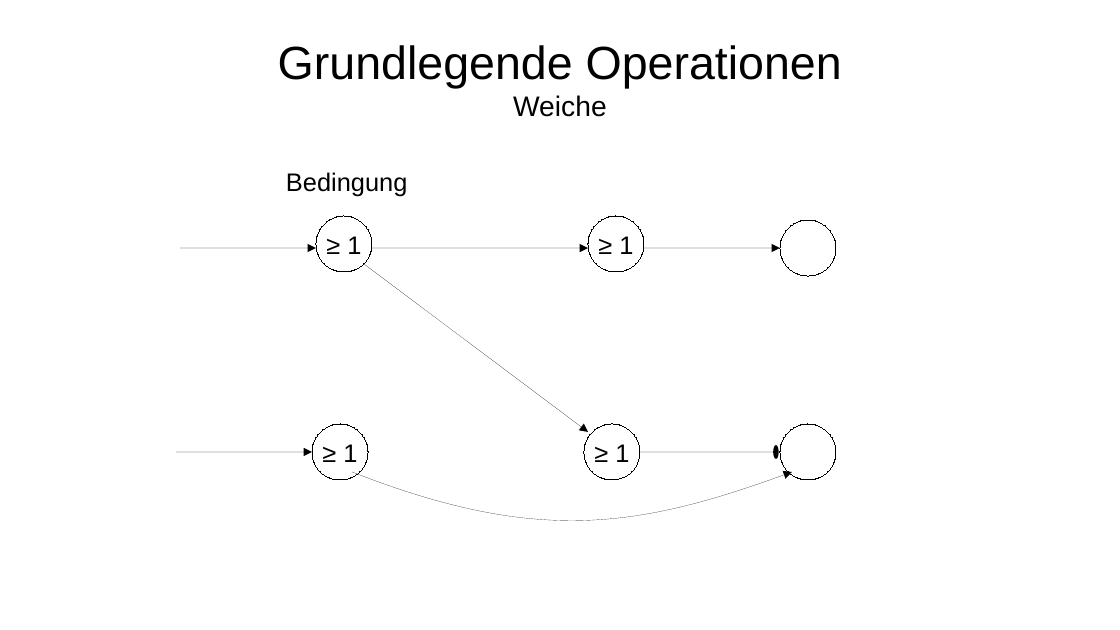
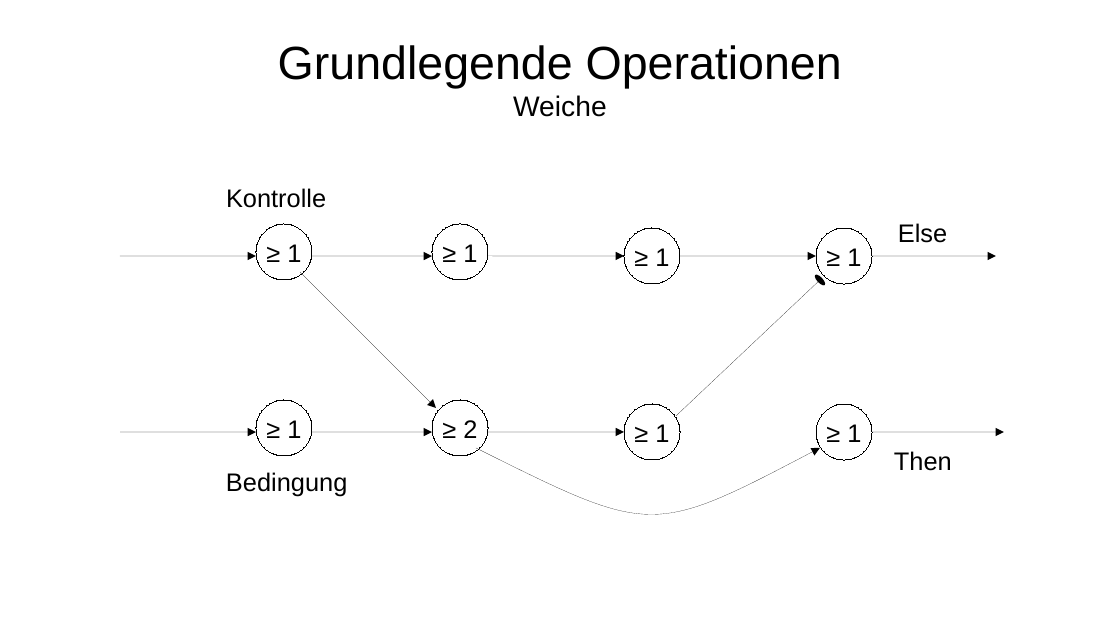
Before and after one commit to Lotes/psi-theorie, a slide deck: slide 17 of presentation.odp. Drawn at 1120x630 pixels with LibreOffice and Linux fonts; fonts in the diff are those of the drawing. Boxes give left, top, right and bottom in pixels: in the first picture for what was removed or moved away, otherwise in the second. Text is boxed around its words. In the diff, an @@ line names an element or a change of style, - is before the commit and + after.

```diff
--- a/presentation.odp
+++ b/presentation.odp
@@ text added at [226,188,326,208], 18 pt, text #000000 @@
+Kontrolle
@@ ellipse "≥ 1": place and size @@
-ellipse "≥ 1" at [316,216,372,272]
+ellipse "≥ 1" at [256,224,312,279]
@@ ellipse "≥ 1": place and size @@
-ellipse "≥ 1" at [588,216,644,272]
+ellipse "≥ 1" at [432,224,488,279]
@@ ellipse added at [624,228,680,284], fill #FFFFFF, outline #000000 0 pt, 18 pt, text #000000 @@
+≥ 1
@@ ellipse removed at [781,221,836,276] @@
@@ ellipse added at [816,228,872,284], fill #FFFFFF, outline #000000 0 pt, 18 pt, text #000000 @@
+≥ 1
@@ text added at [898,223,947,243], 18 pt, text #000000 @@
+Else
@@ arrow moved from (180, 248) - (316, 248) to (120, 256) - (256, 256) @@
@@ arrow added from (312, 256) to (432, 256), #000000 0 pt @@
@@ arrow moved from (372, 248) - (588, 248) to (488, 256) - (624, 256) @@
@@ arrow moved from (644, 248) - (781, 248) to (680, 256) - (816, 256) @@
@@ arrow added from (872, 256) to (996, 256), #000000 0 pt @@
@@ arrow moved from (364, 264) - (588, 432) to (300, 272) - (436, 409) @@
@@ arrow added from (676, 416) to (820, 281), #000000 0 pt @@
@@ ellipse "≥ 1": place and size @@
-ellipse "≥ 1" at [312,424,368,480]
+ellipse "≥ 1" at [256,400,312,456]
@@ ellipse added at [432,400,488,456], fill #FFFFFF, outline #000000 0 pt, 18 pt, text #000000 @@
+≥ 2
@@ ellipse "≥ 1": place and size @@
-ellipse "≥ 1" at [584,424,640,480]
+ellipse "≥ 1" at [624,405,680,460]
@@ ellipse added at [816,405,872,460], fill #FFFFFF, outline #000000 0 pt, 18 pt, text #000000 @@
+≥ 1
@@ arrow added from (120, 432) to (256, 432), #000000 0 pt @@
@@ arrow added from (312, 432) to (432, 432), #000000 0 pt @@
@@ freeform shape: place and size @@
-freeform shape at [352,473,792,520]
+freeform shape at [477,448,821,514]
@@ arrow moved from (176, 452) - (312, 452) to (488, 432) - (624, 432) @@
@@ ellipse removed at [781,424,836,480] @@
@@ arrow moved from (640, 452) - (776, 452) to (872, 432) - (1004, 432) @@
@@ arrow (872, 432) - (1004, 432): arrowheads changed @@
@@ text "Bedingung": place and size @@
-text "Bedingung" at [286,172,407,197]
+text "Bedingung" at [226,472,347,497]
@@ text added at [894,451,952,471], 18 pt, text #000000 @@
+Then
```
Also in this commit, not shown: 3 other slides changed, 3 slides added, 1 slide removed, 3 other files.
